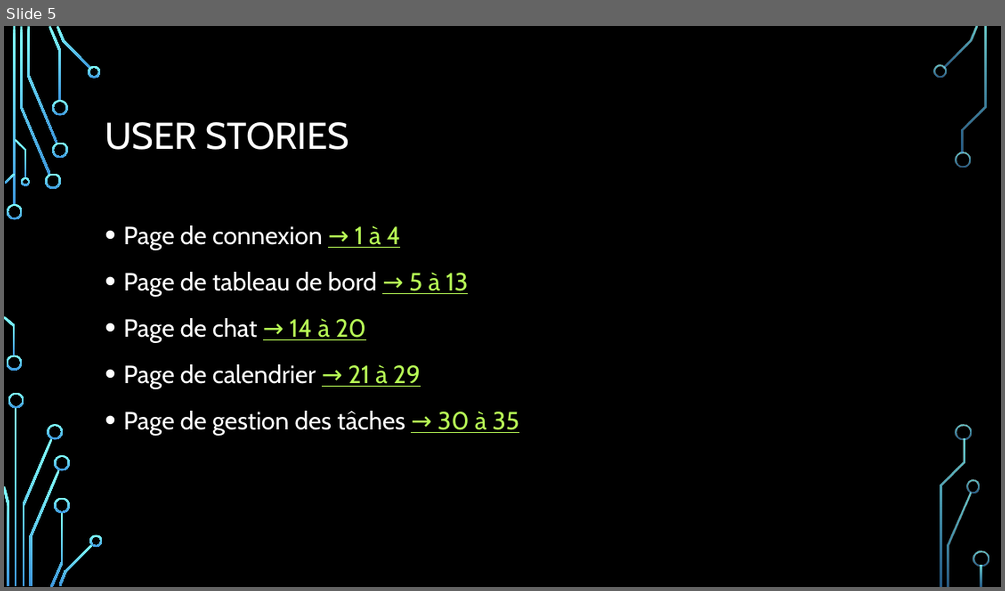
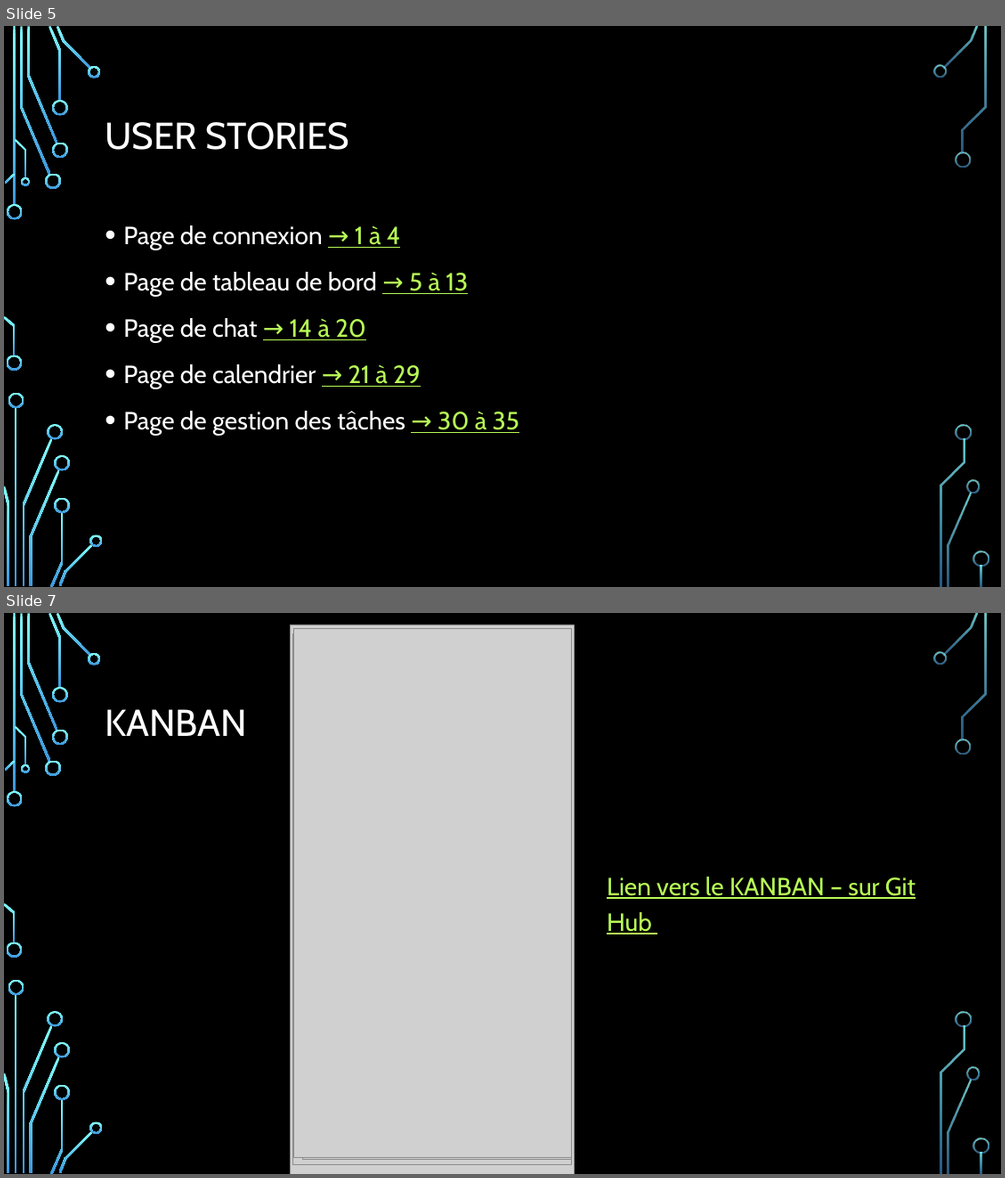
Before and after one commit to andre2061/oc_p3a_project, a slide deck: Présentation.pptx. Shown one above the other, each under a label of ours: slide 5 before the commit, slides 5 and 7 after it; the slides between them are not shown. The pictures are 1005x591 and 1005x1178 pixels, drawn with LibreOffice and Linux fonts; fonts in the diff are those of the drawing; grey boxes stand for pictures; background and template pictures are left out. Boxes give left, top, right and bottom in pixels: in the first picture for what was removed or moved away, otherwise in the second. Text is boxed around its words. In the diff, an @@ line names an element or a change of style, - is before the commit and + after.

```diff
--- a/Présentation.pptx
+++ b/Présentation.pptx
@@ slide 7 added at bbox=[4, 613, 1001, 1174], background picture (left out); not listed: 36 template elements that a slide beside it also shows @@
@@ picture added at bbox=[291, 625, 574, 1174] @@
@@ picture added at bbox=[292, 634, 571, 1166] @@
@@ picture added at bbox=[293, 628, 571, 1157] @@
@@ picture added at bbox=[297, 628, 566, 1153] @@
@@ picture added at bbox=[302, 641, 571, 1159] @@
@@ title added at bbox=[105, 709, 247, 736], 36 pt, text #FFFFFF @@
+KANBAN
@@ text added at bbox=[607, 876, 915, 934], 24 pt, text #B8FA56, underline @@
+Lien vers le KANBAN – sur Git Hub
```
Also in this commit, not shown: 2 other slides added.
